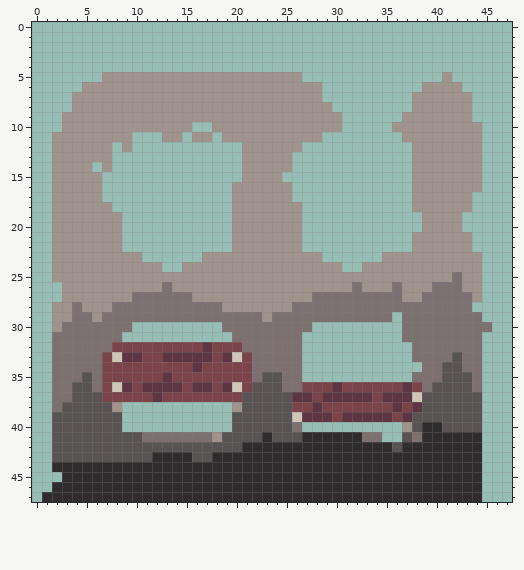
Pixel-art sprite -- assets/gfx/ruins 48x48.png. The picture above is the old version.
The file is 48x48 pixels.
New version:
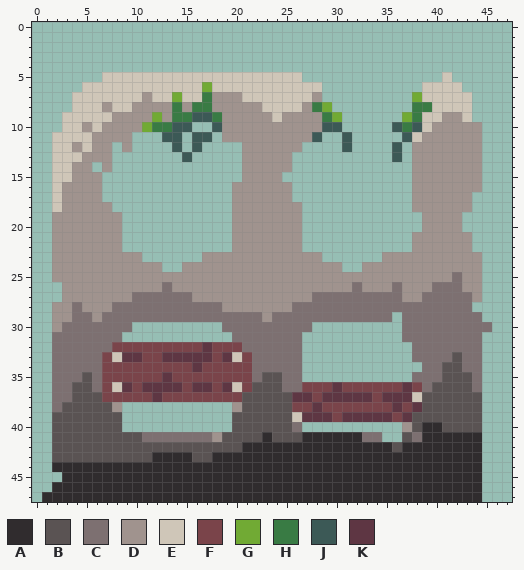
Palette (. is transparent): A #302c2e  B #5a5353  C #7d7071  D #a0938e  E #cfc6b8  F #7a444a  G #71aa34  H #397b44  J #3c5956  K #5e3643
From old to new:
Colour D gives way to colour E in row 5 at x 7 to 26 and 41; in row 6 at x 5 to 16, 18 to 28 and 39 to 42; in row 7 at x 4 to 10, 12 to 13, 15 to 16, 21 to 27 and 39 to 43; in row 8 at x 4 to 6, 8 to 9, 23 to 26 and 40 to 43; in row 9 at x 3 to 7, 24, 39 to 40 and 43; in row 10 at x 3 to 4, 6 and 39.
Colour D gives way to colour E in row 11 at x 2 to 5 and 38; in row 12 at x 2 to 3 and 5; in row 13 at x 2 to 4; in rows 14 to 15 at x 2 to 3; in rows 16 to 18 at x 2.
Colour D gives way to colour G in row 6 at x 17; in row 7 at x 14 and 38; in row 8 at x 29; in row 9 at x 12, 30 and 37; in row 10 at x 11.
Colour D gives way to colour H in row 7 at x 17; in row 8 at x 14, 16 to 17, 28 and 38 to 39; in row 9 at x 14 to 15, 18, 29 and 38; in row 10 at x 12 to 13 and 37.
The edit adds colour J in row 11 at x 31; in row 12 at x 14, 16, 31 and 36; in row 13 at x 15 and 36.
Colour D gives way to colour J in row 9 at x 16 to 17; in row 10 at x 14 to 15, 18, 29 to 30, 36 and 38; in row 11 at x 13 to 14, 16 to 17, 28 and 37.
Changed places in both pictures, as pixel boxes (x1, y1, x2, y2):
changed: (52, 72, 352, 212)
changed: (392, 72, 472, 162)
